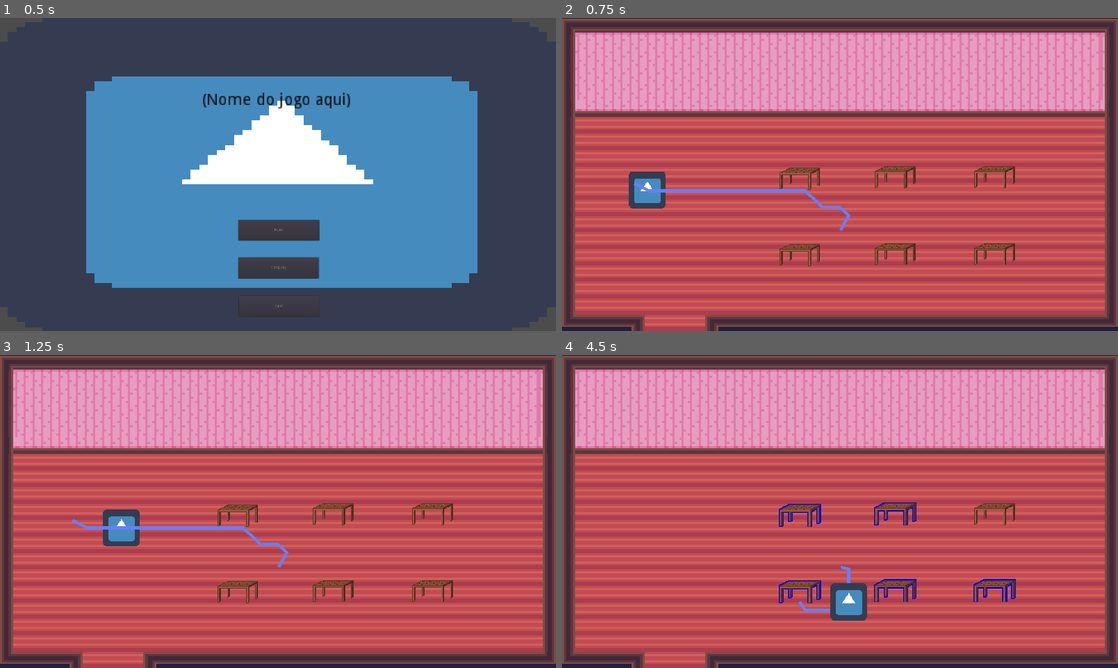
Above: before the commit, frames 1-4 (two rows, left to right).
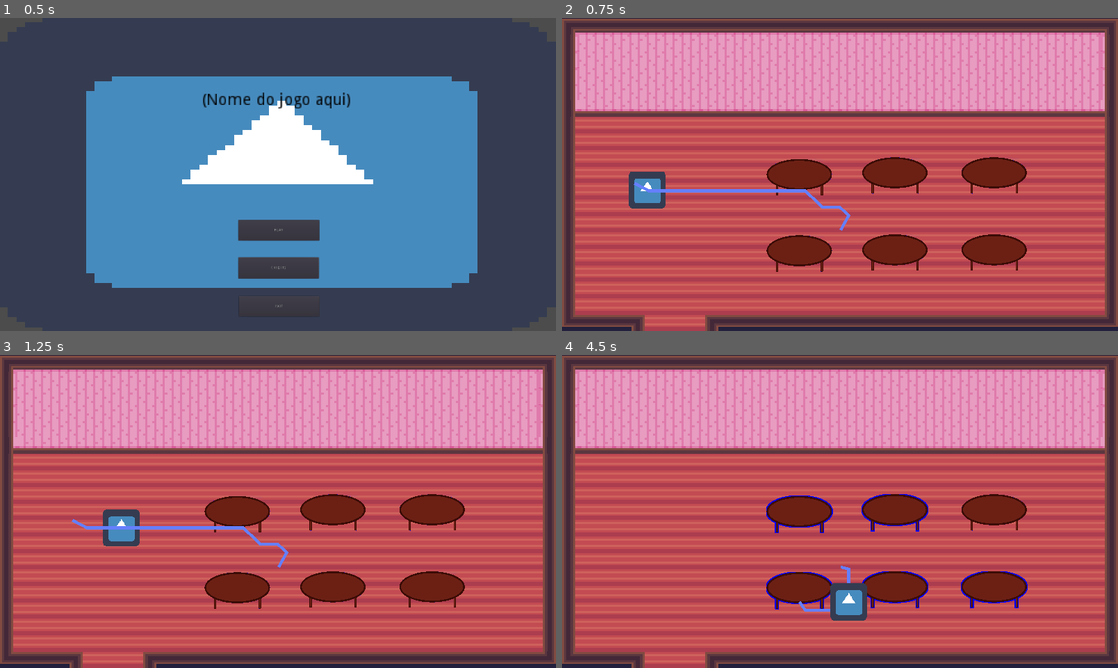
Above: after the commit, the same moments.

Repository: GamuxUnicamp/HLG-Jam-2
Game: Godot game, scene res://scenes/Main_Menu.tscn
The game is run twice, just before and just after one commit, with the same random seed, the same clock (stepped at 60 frames per second) and the same inputs. The engine's default icon, where the game draws it, is replaced by a stand-in: a white triangle on a blue panel in a dark square.
Inputs (mouse positions are in pixels of both pictures, inside the frame that each line leads up to):
- Up to frame 1 (0.5 s): no input
- Up to frame 2 (0.75 s): click "PLAY" at 0.5 s
- Up to frame 3 (1.25 s): no input
- Up to frame 4 (4.5 s): move the mouse to (801, 589) at 1.27 s; click (801, 589) at 1.35 s; move the mouse to (801, 514) at 2.02 s; click (801, 514) at 2.1 s; move the mouse to (895, 589) at 2.77 s; click (895, 589) at 2.85 s; move the mouse to (895, 511) at 3.52 s; click (895, 511) at 3.6 s; move the mouse to (995, 589) at 4.27 s; click (995, 589) at 4.35 s

Frame 1 is identical in both runs. In frame 2, 5.1% of the frame differs, in the area x 36-84%, y 44-82%; in frame 3, 5.1%; in frame 4, 5.6%.

Commit message:
Comportamento Cliente Parte 1

Diff:
--- a/scenes/Restaurant.tscn
+++ b/scenes/Restaurant.tscn
@@ -6,6 +6,7 @@
 [ext_resource path="res://scripts/Tables.gd" type="Script" id=4]
 [ext_resource path="res://scenes/Table.tscn" type="PackedScene" id=5]
 [ext_resource path="res://scripts/Customers.gd" type="Script" id=6]
+[ext_resource path="res://resource/copycat(by syncopika).ogg" type="AudioStream" id=7]
 
 [node name="Restaurant" type="Node2D"]
 script = ExtResource( 1 )
@@ -27,24 +28,36 @@
 
 [node name="Table_1" parent="Tables" instance=ExtResource( 5 )]
 position = Vector2( 820, 813.096 )
+scale = Vector2( 0.6, 0.6 )
 
 [node name="Table_2" parent="Tables" instance=ExtResource( 5 )]
 position = Vector2( 820, 550 )
+scale = Vector2( 0.6, 0.6 )
 
 [node name="Table_3" parent="Tables" instance=ExtResource( 5 )]
 position = Vector2( 1150, 810 )
+scale = Vector2( 0.6, 0.6 )
 
 [node name="Table_4" parent="Tables" instance=ExtResource( 5 )]
 position = Vector2( 1150, 544.064 )
+scale = Vector2( 0.6, 0.6 )
 
 [node name="Table_5" parent="Tables" instance=ExtResource( 5 )]
 position = Vector2( 1492.7, 810 )
+scale = Vector2( 0.6, 0.6 )
 
 [node name="Table_6" parent="Tables" instance=ExtResource( 5 )]
 position = Vector2( 1492.7, 544.063 )
+scale = Vector2( 0.6, 0.6 )
 
 [node name="Path" type="Line2D" parent="."]
 texture_mode = 91
 
 [node name="Customers" type="Node2D" parent="."]
 script = ExtResource( 6 )
+
+[node name="AudioStreamPlayer" type="AudioStreamPlayer" parent="."]
+stream = ExtResource( 7 )
+volume_db = -5.0
+autoplay = true
+mix_target = 1
--- a/scenes/Summary.tscn
+++ b/scenes/Summary.tscn
@@ -125,7 +125,6 @@
 valign = 1
 
 [node name="Shoes" type="Node2D" parent="Shop"]
-editor/display_folded = true
 position = Vector2( 32, 68 )
 
 [node name="Button" type="Button" parent="Shop/Shoes"]
--- a/scenes/Table.tscn
+++ b/scenes/Table.tscn
@@ -1,11 +1,11 @@
 [gd_scene load_steps=7 format=2]
 
 [ext_resource path="res://scripts/Table.gd" type="Script" id=1]
-[ext_resource path="res://resource/981cda02051b675.png" type="Texture" id=2]
+[ext_resource path="res://resource/mesa.png" type="Texture" id=2]
 [ext_resource path="res://scripts/duplicate_material.gd" type="Script" id=3]
 
 [sub_resource type="RectangleShape2D" id=1]
-extents = Vector2( 32, 32 )
+extents = Vector2( 176.28, 95.2328 )
 
 [sub_resource type="Shader" id=2]
 resource_local_to_scene = true
@@ -51,6 +51,6 @@
 
 [node name="Sprite" type="Sprite" parent="."]
 material = SubResource( 3 )
-scale = Vector2( 0.06, 0.06 )
+scale = Vector2( 0.25, 0.25 )
 texture = ExtResource( 2 )
 script = ExtResource( 3 )
--- a/scripts/Customer.gd
+++ b/scripts/Customer.gd
@@ -2,6 +2,8 @@
 # GDquest <https://www.youtube.com/watch?v=0fPOt0Jw52s>
 
 extends Node2D
+
+enum {WAITING_IN_LINE, WAITING_MENU, DECIDING_FOOD, WAITING_FOOD, EATING, LEAVING}
 
 export var speed:float = 150
 var path := PoolVector2Array() setget set_path
@@ -13,10 +15,7 @@
 
 var table:Area2D
 
-var waiting_in_line:bool = true
-var waiting_menu:bool = false
-var waiting_food:bool = false
-var leaving = false
+var status:int = WAITING_IN_LINE
 
 func _ready() -> void:
 	patience_bar.max_value = patience
@@ -28,36 +27,49 @@
 		var move_distance:float = speed * delta
 		move_along_path(move_distance)
 
-	if waiting_menu:
+	if status == WAITING_MENU:
 		patience_bar.show()
 		patience -= delta
 		patience_bar.value = patience
 		if patience < 0:
-			waiting_menu = false
 			leave()
 		elif patience < 2:
 			infuriate()
 
-	elif leaving:
+	elif status == DECIDING_FOOD:
+		patience_bar.hide()
+		patience -= delta
+		if patience <0:
+			status = WAITING_FOOD
+			patience_bar.show()
+
+	elif status == EATING:
+		patience_bar.hide()
+		patience -= delta
+		if patience <0:
+			leave()
+
+	elif status == LEAVING:
 		if position.y > get_viewport_rect().size.y+64:
 			queue_free()
 
 func infuriate() -> void:
-	if angry: return
-
+	if angry:
+		return
 	angry = true
 
 func leave() -> void:
-	if leaving: return
-
-	leaving = true
+	if status == LEAVING:
+		return
+	patience_bar.hide()
+	status = LEAVING
 	table.customer = null
 	table = null
-	waiting_menu = false
+	if not angry:
+		Global.player_money+=10
 
 func move_along_path(distance:float) -> void:
 	var start_point:Vector2 = position
-
 	for i in range(path.size()): # loop through all path points
 		var distance_to_next:float = start_point.distance_to(path[0])
 		if distance <= distance_to_next:
@@ -66,7 +78,7 @@
 		elif path.size() == 1: # when reaches the target
 			position = path[0]
 			isMoving = false
-			waiting_menu = true
+			status = WAITING_MENU
 			break
 		distance -= distance_to_next
 		start_point = path[0]
@@ -74,6 +86,13 @@
 
 func set_path(value:PoolVector2Array) -> void:
 	path = value
-
 	# avoid setting process to true on initializing
 	if value.size() == 0: return
+
+func receive_waiter() -> void:
+	if status == WAITING_MENU:
+		patience = Global.patience
+		status = DECIDING_FOOD
+	elif status == WAITING_FOOD:
+		patience = Global.patience
+		status = EATING
--- a/scripts/Restaurant.gd
+++ b/scripts/Restaurant.gd
@@ -44,12 +44,11 @@
 
 func customer_movement() -> void:
 	for customer in customers.get_children():
-		if customer.waiting_in_line == true:
+		if customer.status == customer.WAITING_IN_LINE:
 			var table = tables.get_available_table()
 			if table != null:
 				customers.line = false
 				customer.isMoving = true
-				customer.waiting_in_line = false
 				customer.table = table
 				table.customer = customer
 				customer.path = navigation.get_simple_path(customer.global_position, table.global_position, false)
@@ -60,7 +59,7 @@
 				customer.path = navigation.get_simple_path(customer.global_position, Vector2(390,1060), false)
 				break
 
-		elif customer.leaving:
+		elif customer.status == customer.LEAVING:
 			customer.isMoving = true
 			customer.path = navigation.get_simple_path(customer.global_position, Vector2(390,1150), false)
 
--- a/scripts/Table.gd
+++ b/scripts/Table.gd
@@ -25,6 +25,8 @@
 	if player.interactions.size() > 0 and player.interactions[0] == self:
 		player.interactions.pop_front()
 		get_node("Sprite").material.set_shader_param("width", 0)
+		if self.customer:
+			self.customer.receive_waiter()
 
 func _on_mouse_enter():
 	set_process(true)
Binary file added: resource/balcao-com-pia.png
Not shown, added: resource/balcao-com-pia.png.import
Binary file added: resource/balcao-da-cozinha.png
Not shown, added: resource/balcao-da-cozinha.png.import
Binary file added: resource/balcao-simples.png
Not shown, added: resource/balcao-simples.png.import
Binary file added: resource/cadeiras-branco.png
Not shown, added: resource/cadeiras-branco.png.import
Binary file added: resource/cadeiras.png
Not shown, added: resource/cadeiras.png.import
Not shown, added: resource/copycat(by syncopika).ogg.import
Binary file added: resource/mesa-toalha.png
(and 7 more such lines)
